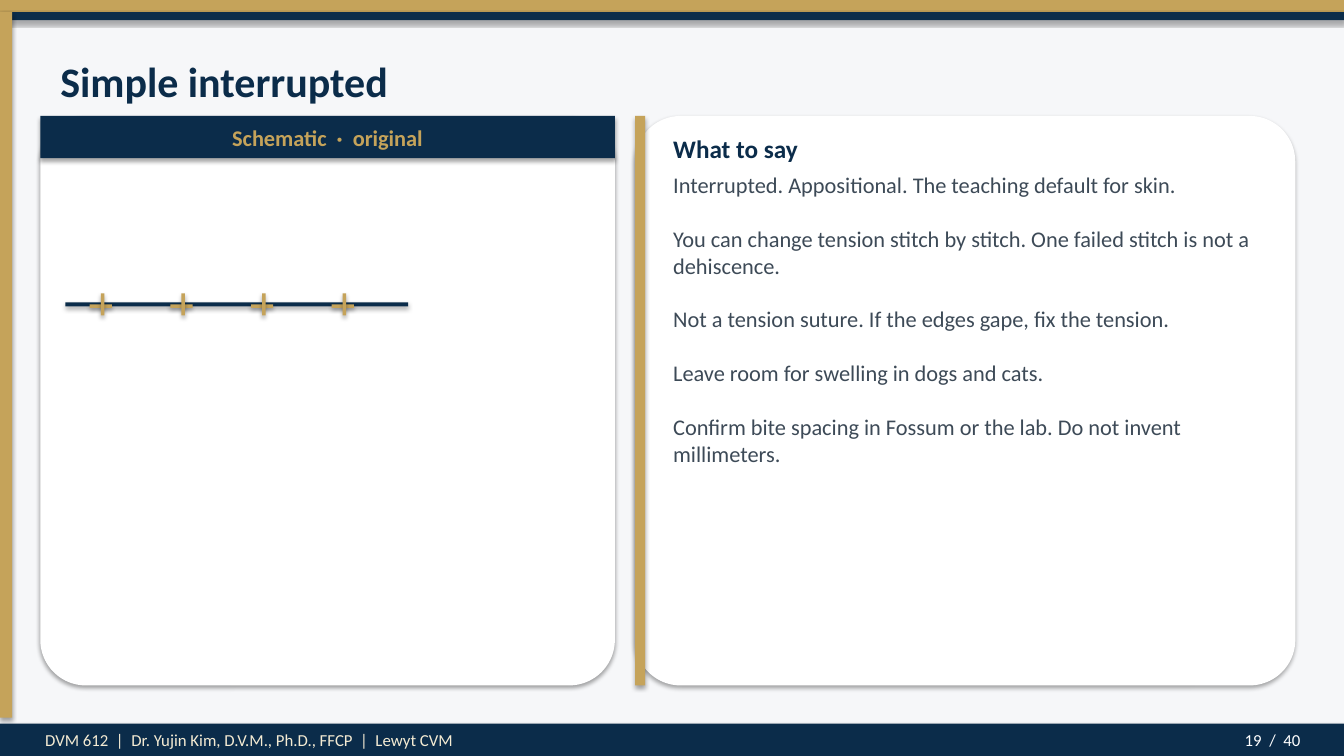
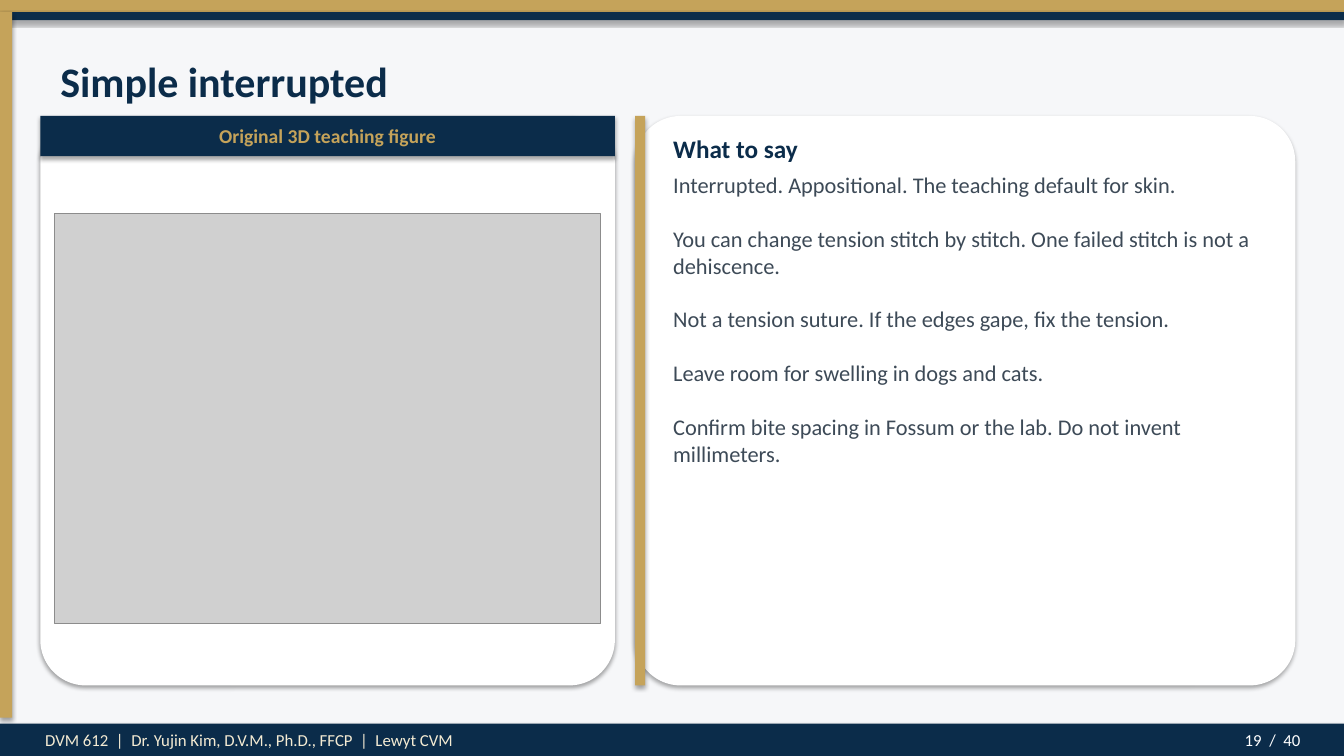
Before and after one commit to drkimvet/happycare, a slide deck: slide 19 of lectures/DVM-612_Week7_Suture_Patterns_Closures.pptx. Drawn at 1344x756 pixels with LibreOffice and Linux fonts; fonts in the diff are those of the drawing; grey boxes stand for pictures. Boxes give left, top, right and bottom in pixels: in the first picture for what was removed or moved away, otherwise in the second. Text is boxed around its words. In the diff, an @@ line names an element or a change of style, - is before the commit and + after.

```diff
--- a/lectures/DVM-612_Week7_Suture_Patterns_Closures.pptx
+++ b/lectures/DVM-612_Week7_Suture_Patterns_Closures.pptx
@@ text at (x1=219, y1=129, x2=435, y2=147): text changed; size 16 to 14 pt @@
-Schematic · original
+Original 3D teaching figure
@@ picture added at (x1=54, y1=214, x2=601, y2=624) @@
@@ rectangle removed at (x1=101, y1=293, x2=105, y2=316) @@
@@ rectangle removed at (x1=181, y1=293, x2=186, y2=316) @@
@@ rectangle removed at (x1=262, y1=293, x2=266, y2=316) @@
@@ rectangle removed at (x1=343, y1=293, x2=347, y2=316) @@
@@ rectangle removed at (x1=66, y1=302, x2=408, y2=307) @@
@@ rectangle removed at (x1=90, y1=304, x2=112, y2=309) @@
@@ rectangle removed at (x1=170, y1=304, x2=193, y2=309) @@
@@ rectangle removed at (x1=251, y1=304, x2=273, y2=309) @@
@@ rectangle removed at (x1=332, y1=304, x2=354, y2=309) @@
```
Also in this commit, not shown: 10 other slides changed, 17 other files.
